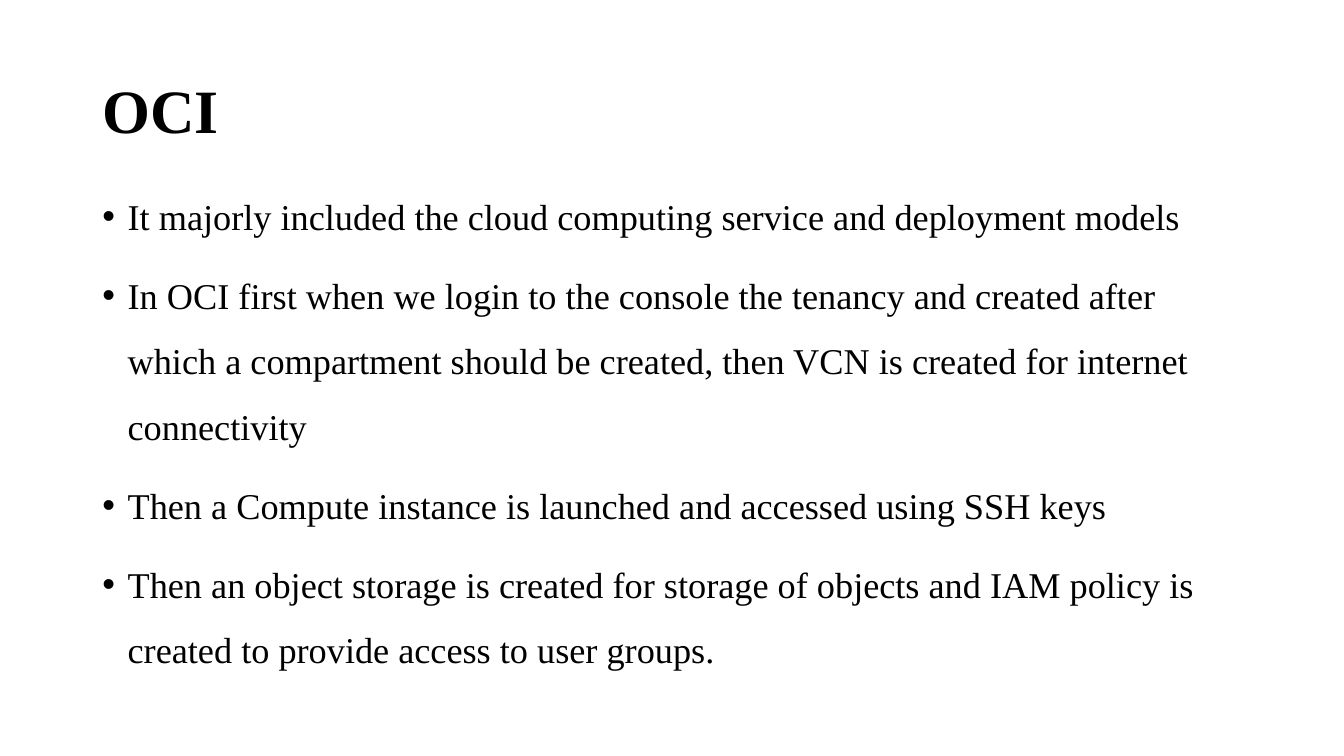
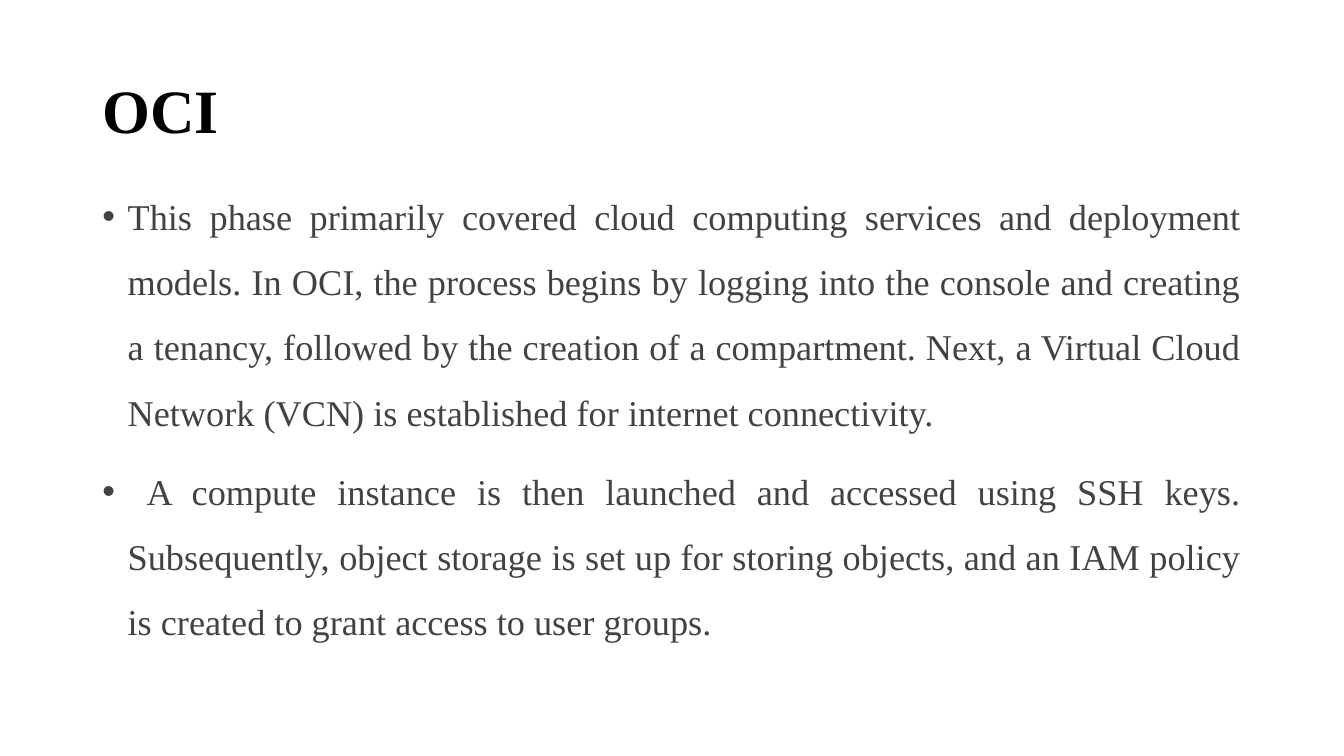
Before and after one commit to hariniariv/Report, a slide deck: slide 9 of ORACLE APEX.pptx. Drawn at 1344x756 pixels with LibreOffice and Linux fonts; fonts in the diff are those of the drawing. Boxes give left, top, right and bottom in pixels: in the first picture for what was removed or moved away, otherwise in the second. Text is boxed around its words. In the diff, an @@ line names an element or a change of style, - is before the commit and + after.

```diff
--- a/ORACLE APEX.pptx
+++ b/ORACLE APEX.pptx
@@ text at [128, 205, 1241, 643]: text changed; text colour #000000 to #424242 @@
-• It majorly included the cloud computing service and deployment models
-• In OCI first when we login to the console the tenancy and created after which a compartment should be created, then VCN is created for internet connectivity
-• Then a Compute instance is launched and accessed using SSH keys
-• Then an object storage is created for storage of objects and IAM policy is created to provide access to user groups.
+• This phase primarily covered cloud computing services and deployment models. In OCI, the process begins by logging into the console and creating a tenancy, followed by the creation of a compartment. Next, a Virtual Cloud Network (VCN) is established for internet connectivity.
+• A compute instance is then launched and accessed using SSH keys. Subsequently, object storage is set up for storing objects, and an IAM policy is created to grant access to user groups.
```
Also in this commit, not shown: 15 other slides changed, 4 slides added, 5 slides removed.
